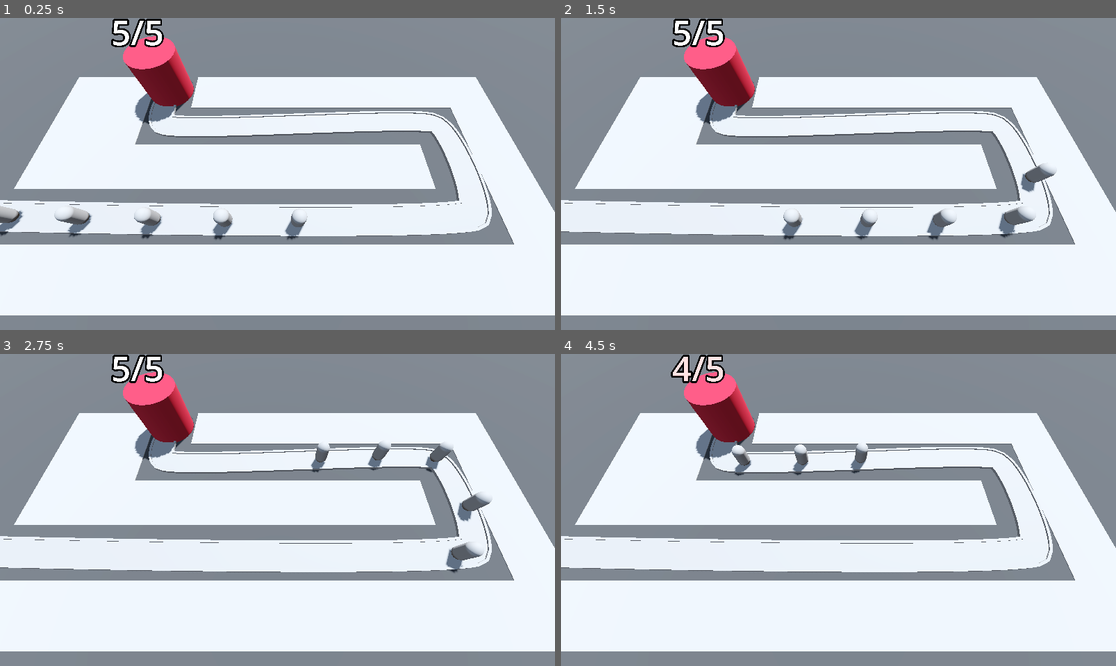
Above: before the commit, frames 1-4 (two rows, left to right).
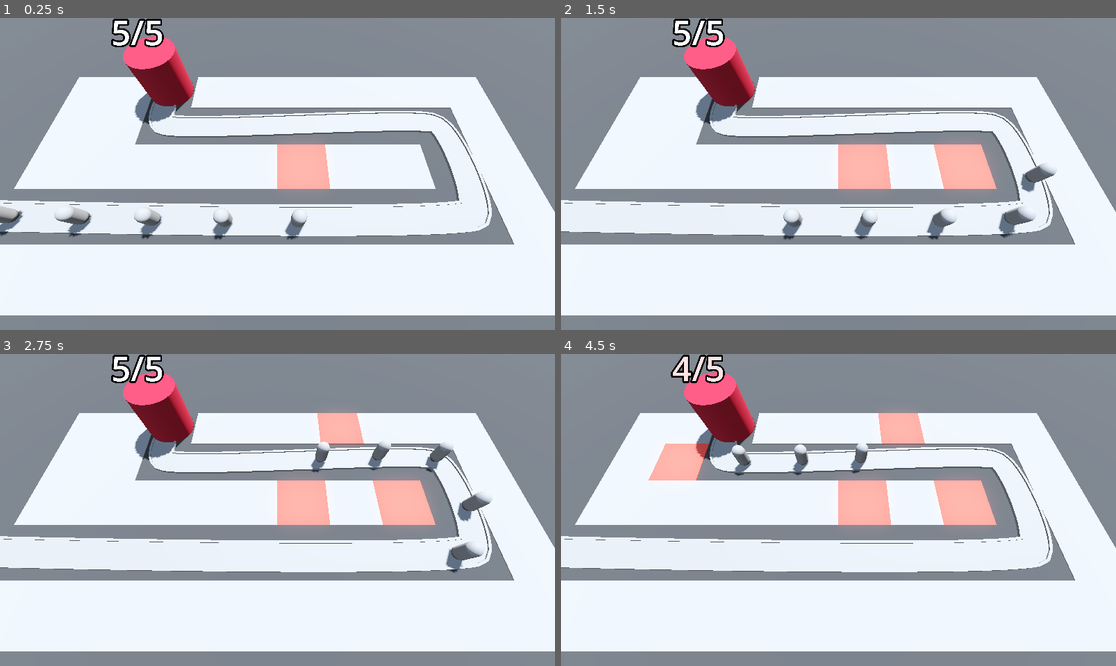
Above: after the commit, the same moments.

Repository: ozgencDev/Barbarian-Blaster
Game: Godot game, scene res://BaseLevel.tscn
Same seed, same stepped clock (60 frames per second), same inputs: the game is played once before the commit and once after it.
Inputs (mouse positions are in pixels of both pictures, inside the frame that each line leads up to):
- Up to frame 1 (0.25 s): no input
- Up to frame 2 (1.5 s): move the mouse to (960, 158) at 0.52 s; move the mouse to (727, 189) at 1.27 s
- Up to frame 3 (2.75 s): move the mouse to (333, 441) at 2.02 s
- Up to frame 4 (4.5 s): move the mouse to (810, 572) at 2.77 s; move the mouse to (1005, 556) at 3.52 s; move the mouse to (672, 463) at 4.27 s

The runs differ from the first frame. In frame 1, 1.3% of the frame differs, in the area x 49-60%, y 40-55%; in frame 2, 2.6%; in frame 3, 3.3%; in frame 4, 4.3%, in the area x 15-79%, y 18-55%.

Commit message:
export node, gridpmap interact
export node for reaching outside of another scene, use gridmap function for interacting gridmap capabilities

Diff:
--- a/BaseLevel.tscn
+++ b/BaseLevel.tscn
@@ -42,7 +42,8 @@
 material_override = SubResource("StandardMaterial3D_in11u")
 size = Vector3(100, 2, 100)
 
-[node name="RayPickerCamera" parent="." instance=ExtResource("1_0q81t")]
+[node name="RayPickerCamera" parent="." node_paths=PackedStringArray("gridmap") instance=ExtResource("1_0q81t")]
+gridmap = NodePath("../GridMap")
 
 [node name="Path3D" type="Path3D" parent="."]
 curve = SubResource("Curve3D_c8tfh")
--- a/RayPickerCamera/ray_picker_camera.gd
+++ b/RayPickerCamera/ray_picker_camera.gd
@@ -1,4 +1,6 @@
 extends Camera3D
+
+@export var gridmap: GridMap
 
 @onready var ray_cast_3d: RayCast3D = $RayCast3D
 
@@ -9,6 +11,10 @@
 	ray_cast_3d.target_position = project_local_ray_normal(mouse_position) * 100.0
 	ray_cast_3d.force_raycast_update()
 
-	print(ray_cast_3d.get_collider())
-	print(ray_cast_3d.get_collision_point())
-	printt(ray_cast_3d.get_collider(), ray_cast_3d.get_collision_point())
+	if ray_cast_3d.is_colliding():
+		var collider = ray_cast_3d.get_collider()
+		if collider is GridMap:
+			var collision_point = ray_cast_3d.get_collision_point()
+			var cell = gridmap.local_to_map(collision_point)
+			if gridmap.get_cell_item(cell) == 0: #for bug purposes
+				gridmap.set_cell_item(cell, 1)
